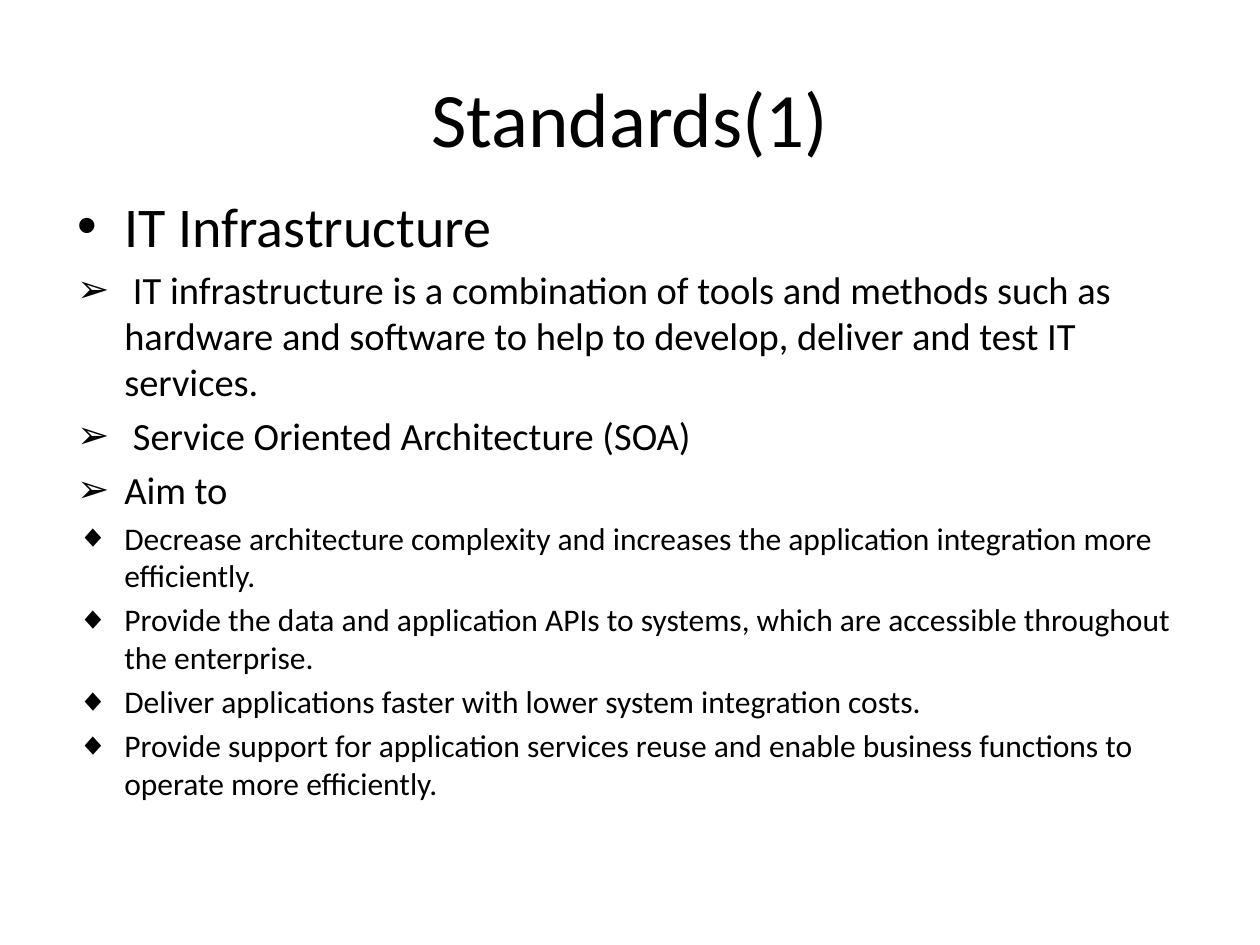
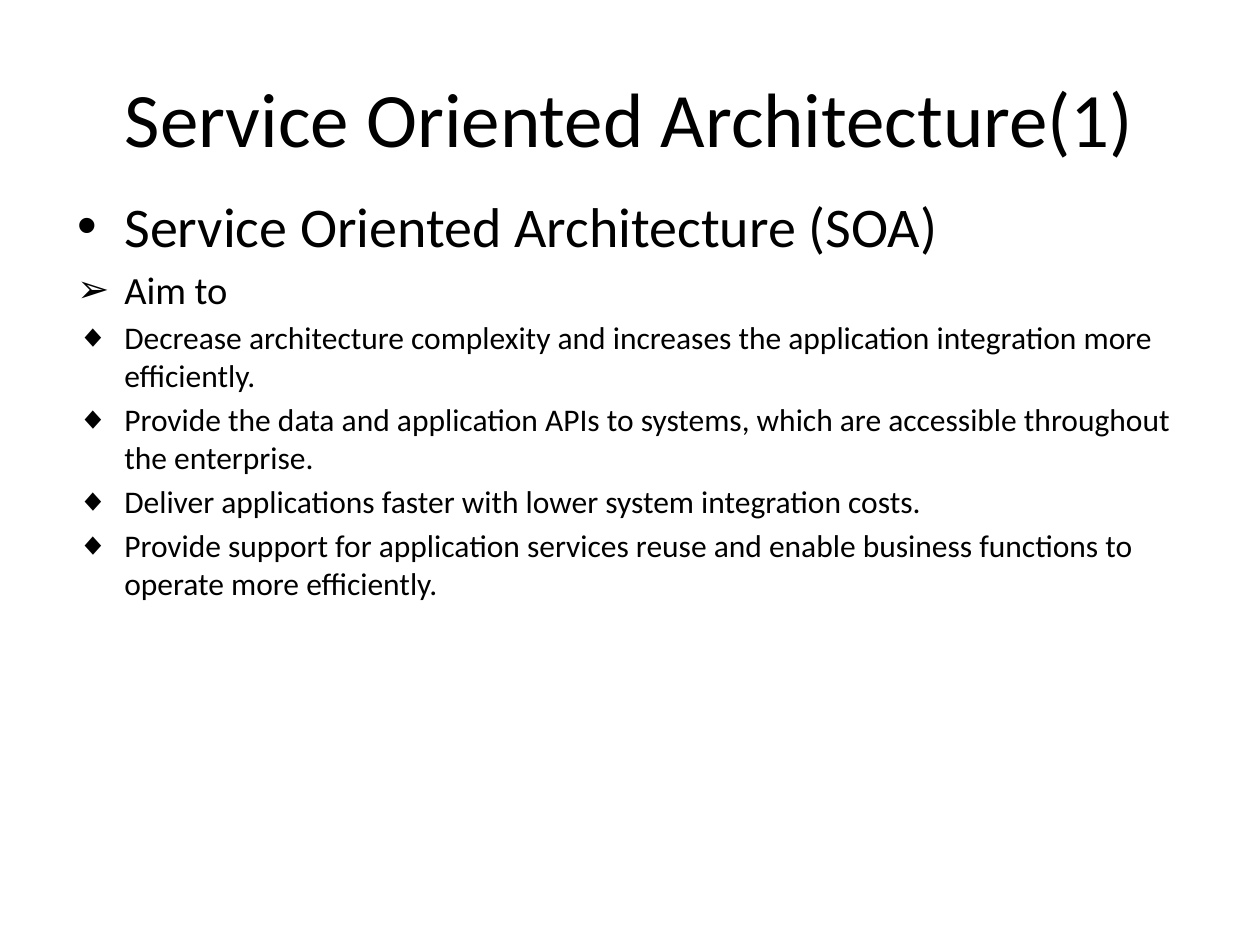
Before and after one commit to J2EEBeliever/INFS-774-LFreeman-JWang-NVilailack, a slide deck: slide 3 of INFS 774 Junxiang Technical Architecture.pptx. Drawn at 1260x945 pixels with LibreOffice and Linux fonts; fonts in the diff are those of the drawing; background and template pictures are left out. Boxes give left, top, right and bottom in pixels: in the first picture for what was removed or moved away, otherwise in the second. Text is boxed around its words. In the diff, an @@ line names an element or a change of style, - is before the commit and + after.

```diff
--- a/INFS 774 Junxiang Technical Architecture.pptx
+++ b/INFS 774 Junxiang Technical Architecture.pptx
@@ title at (x1=125, y1=91, x2=1133, y2=158): text changed @@
-Standards(1)
+Service Oriented Architecture(1)
@@ text at (x1=124, y1=208, x2=1110, y2=397): paragraphs removed @@
-• IT Infrastructure
-➢ IT infrastructure is a combination of tools and methods such as hardware and software to help to develop, deliver and test IT services.
@@ text at (x1=124, y1=206, x2=938, y2=255): size 22 to 32 pt in "Service Oriented Architecture (SOA)"; bullet ➢ to •; more space between paragraphs @@
```
Also in this commit, not shown: 10 other slides changed.
